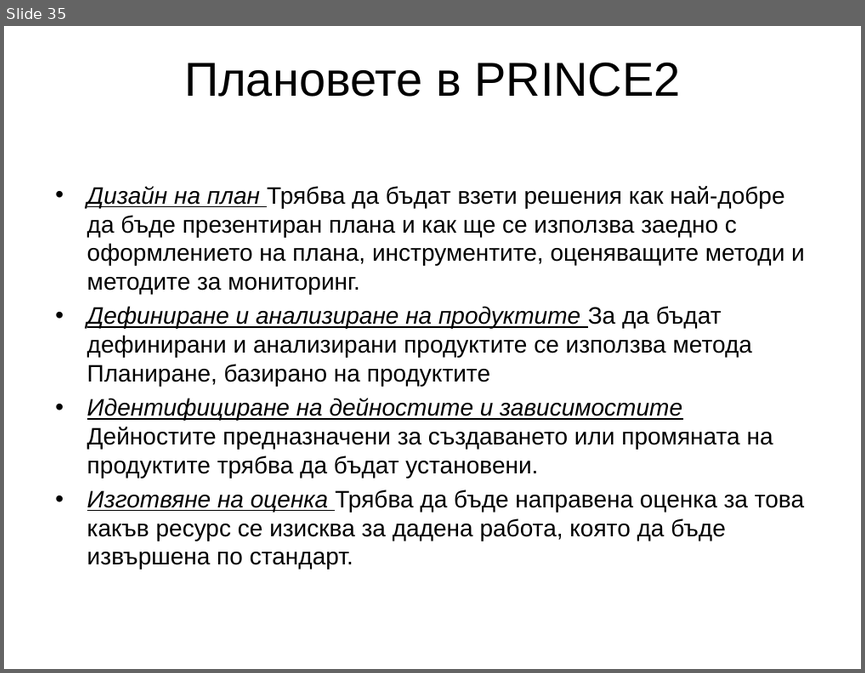
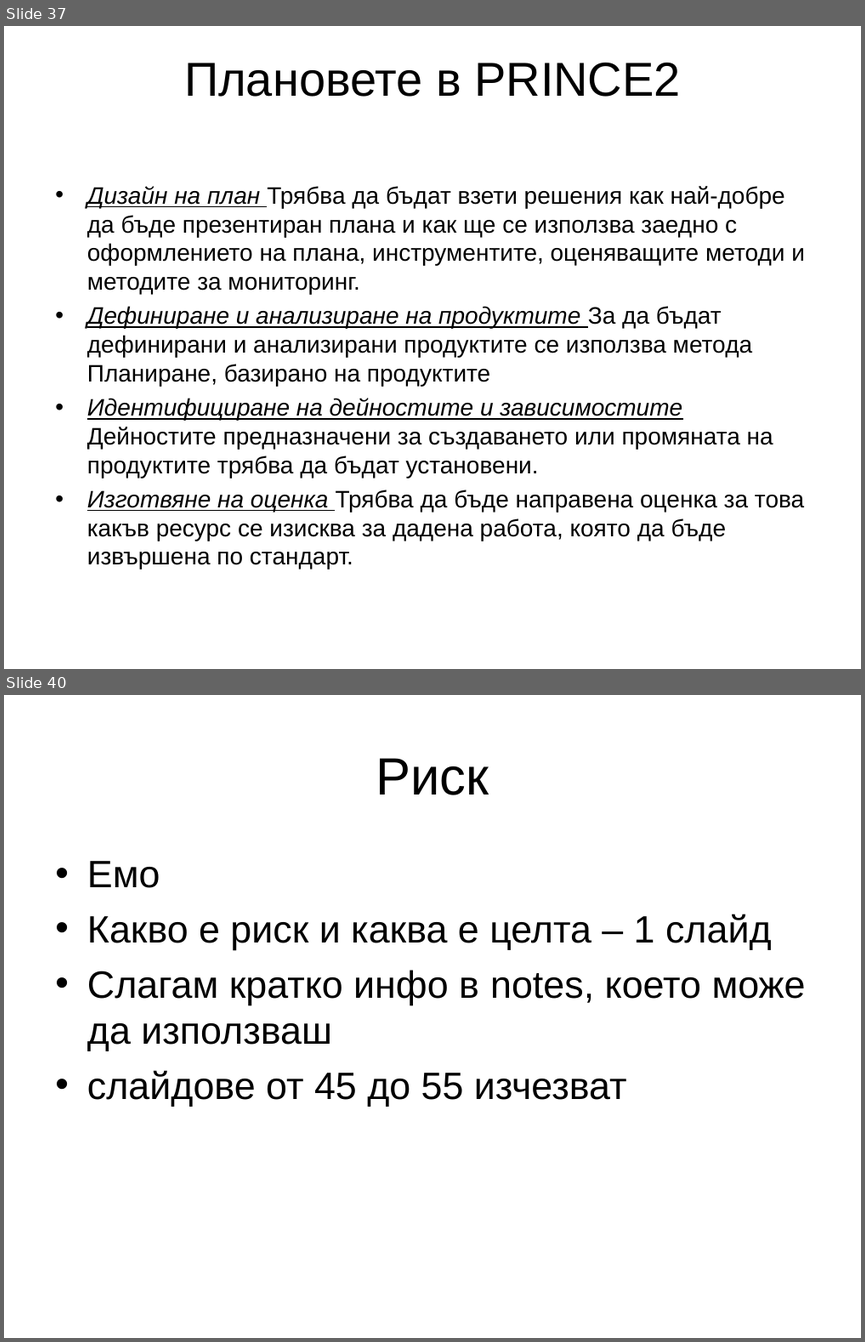
Before and after one commit to marvellouz/PM, a slide deck: prince2_v0.6bg.ppt. Shown one above the other, each under a label of ours: slide 35 before the commit, slides 37 and 40 after it; the slides between them are not shown. The pictures are 865x673 and 865x1342 pixels, drawn with LibreOffice and Linux fonts; fonts in the diff are those of the drawing. Boxes give left, top, right and bottom in pixels: in the first picture for what was removed or moved away, otherwise in the second. Text is boxed around its words. In the diff, an @@ line names an element or a change of style, - is before the commit and + after.

```diff
--- a/prince2_v0.6bg.ppt
+++ b/prince2_v0.6bg.ppt
@@ slide 40 added at <box>4,695,861,1338</box>, background #FFFFFF @@
@@ title added at <box>375,758,488,795</box>, 44 pt, text #000000 @@
+Риск
@@ text added at <box>87,861,806,1106</box>, 32 pt, text #000000 @@
+• Емо
+• Какво е риск и каква е целта – 1 слайд
+• Слагам кратко инфо в notes, което може да използваш
+• слайдове от 45 до 55 изчезват
@@ what was slide 35 is now slide 37 @@
```
Also in this commit, not shown: 48 slides changed, 4 other slides added, 1 other file.
